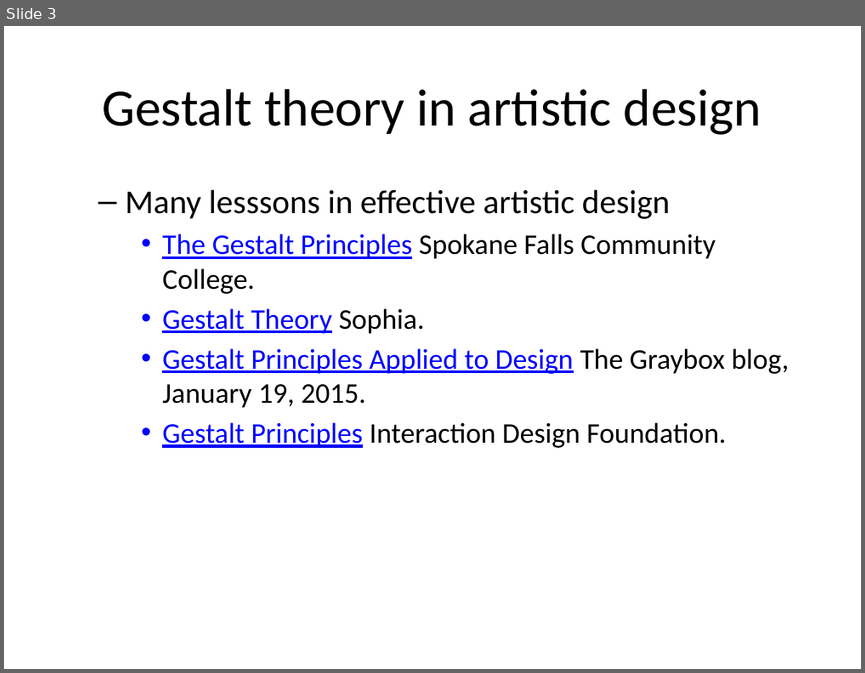
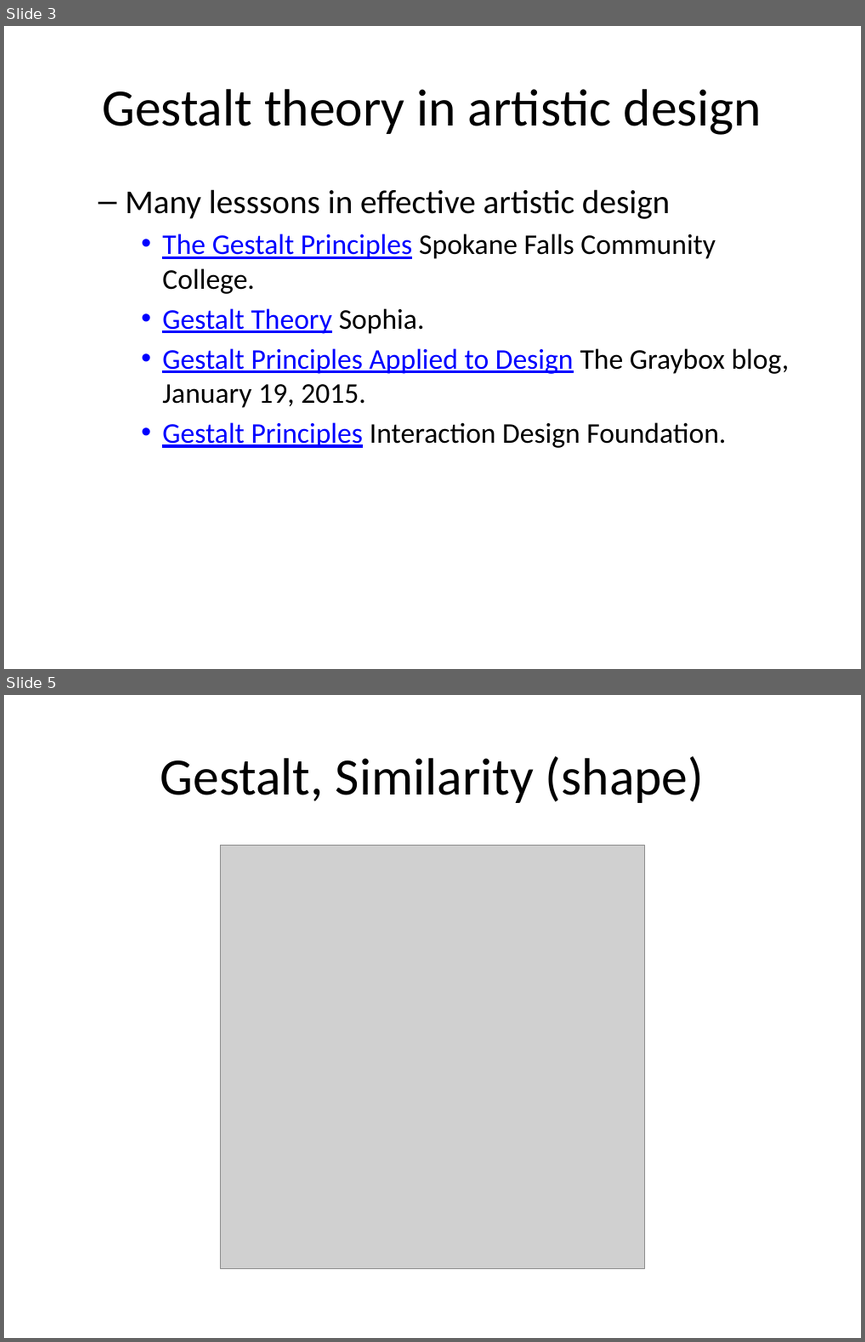
Before and after one commit to pmean/data-visualization, a slide deck: data-viz-03/component/tutorial-gestalt.pptx. Shown one above the other, each under a label of ours: slide 3 before the commit, slides 3 and 5 after it; the slides between them are not shown. The pictures are 865x673 and 865x1342 pixels, drawn with LibreOffice and Linux fonts; fonts in the diff are those of the drawing; grey boxes stand for pictures. Boxes give left, top, right and bottom in pixels: in the first picture for what was removed or moved away, otherwise in the second. Text is boxed around its words. In the diff, an @@ line names an element or a change of style, - is before the commit and + after.

```diff
--- a/data-viz-03/component/tutorial-gestalt.pptx
+++ b/data-viz-03/component/tutorial-gestalt.pptx
@@ slide 5 added at bbox=[4, 695, 861, 1338], background #FFFFFF @@
@@ title added at bbox=[160, 756, 704, 803], 44 pt, text #000000 @@
+Gestalt, Similarity (shape)
@@ picture added at bbox=[221, 845, 644, 1268] @@
```
Also in this commit, not shown: 5 slides changed, 6 other slides added, 6 slides removed, 16 other files.
